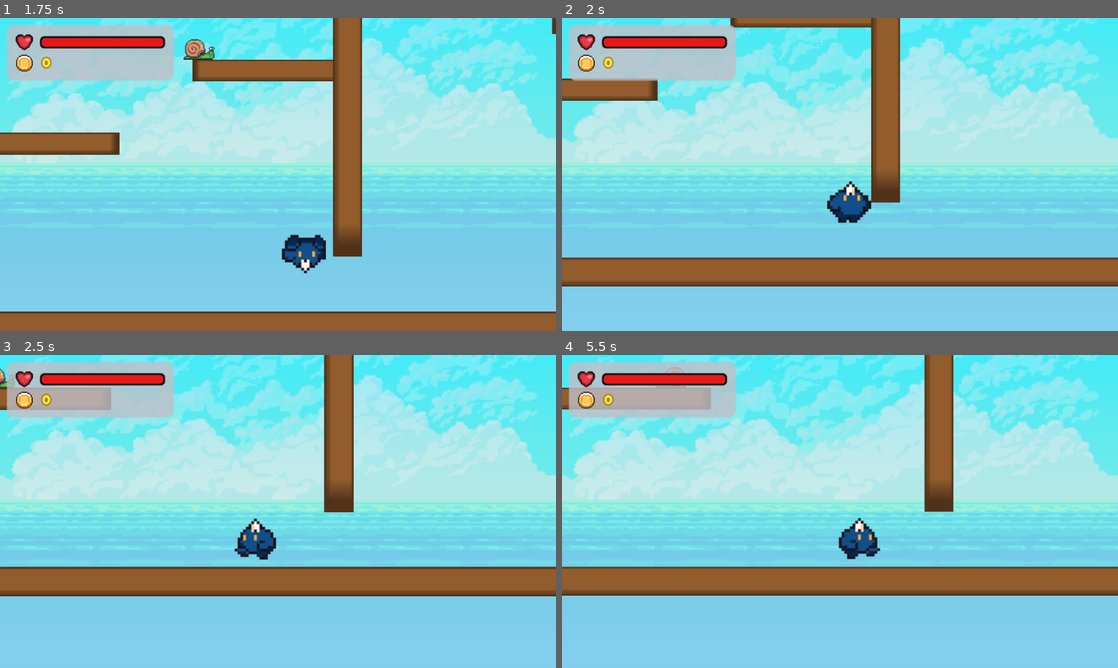
Above: before the commit, frames 1-4 (two rows, left to right).
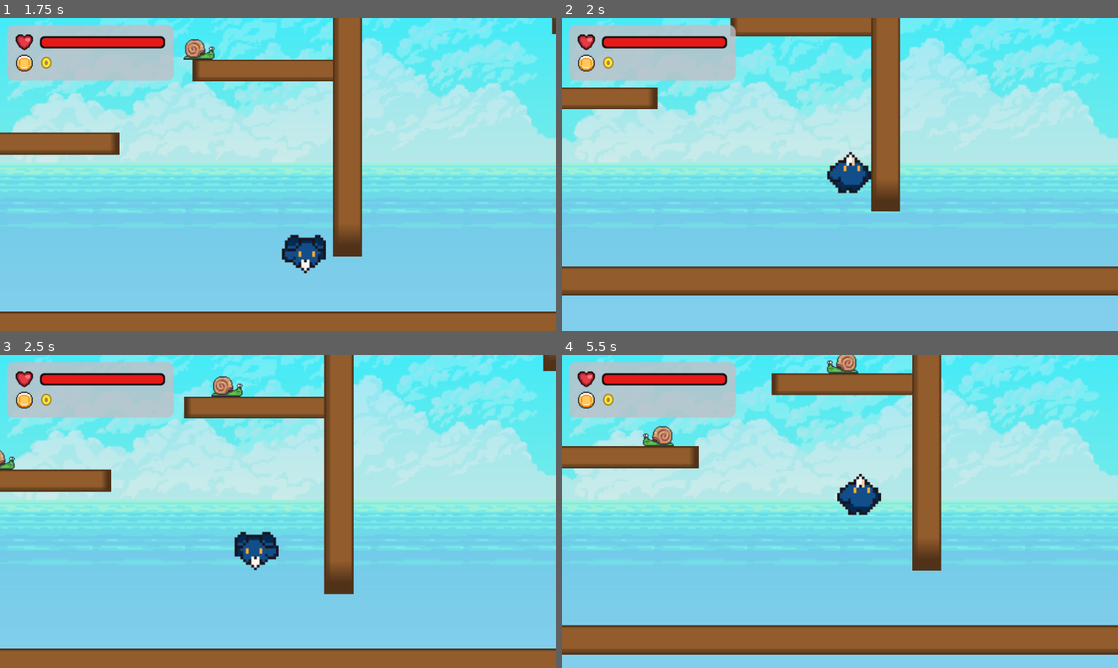
Above: after the commit, the same moments.

Repository: gavalanche87/puffle
Game: Godot game, scene res://scenes/VerticalTestScene.tscn
Same seed, same stepped clock (60 frames per second), same inputs: the game is played once before the commit and once after it.
Inputs:
- Up to frame 1 (1.75 s): tap Enter (ui_accept) at 0.5, 0.6, 0.77, 1.07, 1.52, 1.55 s; hold Right (ui_right) from 0.53 s (still down); tap Z (toggle_mode) at 1.35 s
- Up to frame 2 (2 s): keep holding Right (ui_right); tap Enter (ui_accept) at 1.82 s
- Up to frame 3 (2.5 s): release Right (ui_right) at 2.03 s; hold Left (ui_left) from 2.03 s (still down); tap Enter (ui_accept) at 2.1 s
- Up to frame 4 (5.5 s): release Left (ui_left) at 2.78 s; hold Right (ui_right) 2.78-4.28 s; tap Z (toggle_mode) at 2.85, 4.35 s; tap Enter (ui_accept) at 3.02, 3.05, 3.32, 3.6, 3.77, 4.07, 4.52, 4.55, 4.82, 5.1 s; hold Left (ui_left) 4.28-5.03 s; hold Right (ui_right) from 5.03 s (still down)

Frame 1 is identical in both runs. In frame 2, 12% of the frame differs, in the area x 0-100%, y 1-89%; in frame 3, 23%; in frame 4, 30%, in the area x 0-100%, y 0-96%.
Error before the commit: Trying to assign value of type 'Panel' to a variable of type 'ColorRect'. (res://scripts/player.gd:231)

Commit message:
Fix wall jump snap, HUD polish, and clean unused player assets

Diff:
--- a/scenes/VerticalTestScene.tscn
+++ b/scenes/VerticalTestScene.tscn
@@ -1,13 +1,13 @@
-[gd_scene format=3]
-
-[ext_resource type="PackedScene" path="res://scenes/Player.tscn" id="1"]
-[ext_resource type="PackedScene" path="res://scenes/Enemy.tscn" id="2"]
-[ext_resource type="PackedScene" path="res://scenes/Goal.tscn" id="3"]
-[ext_resource type="Script" path="res://scripts/kill_plane.gd" id="4"]
-[ext_resource type="Texture2D" path="res://assets/tiles/platform_placeholder.png" id="5"]
-[ext_resource type="Texture2D" path="res://assets/backgrounds/back.png" id="6"]
-[ext_resource type="Texture2D" path="res://assets/backgrounds/game_background_1/layers/sky.png" id="7"]
-[ext_resource type="PackedScene" path="res://scenes/HUD.tscn" id="8"]
+[gd_scene format=3 uid="uid://dcfajfxdv5sih"]
+
+[ext_resource type="PackedScene" uid="uid://bg882w6or57o" path="res://scenes/Player.tscn" id="1"]
+[ext_resource type="PackedScene" uid="uid://bdlw4efq2llwq" path="res://scenes/Enemy.tscn" id="2"]
+[ext_resource type="PackedScene" uid="uid://b7ira8hhennd3" path="res://scenes/Goal.tscn" id="3"]
+[ext_resource type="Script" uid="uid://bfkjh2iannh2d" path="res://scripts/kill_plane.gd" id="4"]
+[ext_resource type="Texture2D" uid="uid://gib5735vu35u" path="res://assets/tiles/platform_placeholder.png" id="5"]
+[ext_resource type="Texture2D" uid="uid://dvlvm12gcue7o" path="res://assets/backgrounds/back.png" id="6"]
+[ext_resource type="Texture2D" uid="uid://drcs8wcj3f116" path="res://assets/backgrounds/game_background_1/layers/sky.png" id="7"]
+[ext_resource type="PackedScene" uid="uid://cp2n5wcln742p" path="res://scenes/HUD.tscn" id="8"]
 
 [sub_resource type="RectangleShape2D" id="1"]
 size = Vector2(3200, 48)
@@ -51,12 +51,12 @@
 [sub_resource type="RectangleShape2D" id="14"]
 size = Vector2(32, 600)
 
-[node name="VerticalTestScene" type="Node2D"]
-
-[node name="Background" type="CanvasLayer" parent="."]
+[node name="VerticalTestScene" type="Node2D" unique_id=1198225251]
+
+[node name="Background" type="CanvasLayer" parent="." unique_id=1503960579]
 layer = -10
 
-[node name="Sky" type="TextureRect" parent="Background"]
+[node name="Sky" type="TextureRect" parent="Background" unique_id=1657200454]
 anchors_preset = 15
 anchor_right = 1.0
 anchor_bottom = 1.0
@@ -64,208 +64,208 @@
 expand_mode = 1
 stretch_mode = 6
 
-[node name="Back" type="TextureRect" parent="Background"]
+[node name="Back" type="TextureRect" parent="Background" unique_id=1820796036]
+modulate = Color(1, 1, 1, 0.6)
 anchors_preset = 15
 anchor_right = 1.0
 anchor_bottom = 1.0
 texture = ExtResource("6")
 expand_mode = 1
 stretch_mode = 6
-modulate = Color(1, 1, 1, 0.6)
-
-[node name="HUD" parent="." instance=ExtResource("8")]
-
-[node name="World" type="Node2D" parent="."]
+
+[node name="HUD" parent="." unique_id=86355027 instance=ExtResource("8")]
+
+[node name="World" type="Node2D" parent="." unique_id=1358519409]
 scale = Vector2(1.5, 1.5)
 
-[node name="Player" parent="World" instance=ExtResource("1")]
+[node name="Player" parent="World" unique_id=693069414 instance=ExtResource("1")]
 position = Vector2(-320, 680)
 
-[node name="Platforms" type="Node2D" parent="World"]
-
-[node name="Ground" type="StaticBody2D" parent="World/Platforms"]
+[node name="Platforms" type="Node2D" parent="World" unique_id=197979092]
+
+[node name="Ground" type="StaticBody2D" parent="World/Platforms" unique_id=1453284424]
 position = Vector2(0, 760)
 
-[node name="GroundVisual" type="Sprite2D" parent="World/Platforms/Ground"]
+[node name="GroundVisual" type="Sprite2D" parent="World/Platforms/Ground" unique_id=2131706007]
 scale = Vector2(50, 2)
 texture = ExtResource("5")
 
-[node name="CollisionShape2D" type="CollisionShape2D" parent="World/Platforms/Ground"]
+[node name="CollisionShape2D" type="CollisionShape2D" parent="World/Platforms/Ground" unique_id=2039702694]
 shape = SubResource("1")
 
-[node name="PlatformA" type="StaticBody2D" parent="World/Platforms"]
+[node name="PlatformA" type="StaticBody2D" parent="World/Platforms" unique_id=1990171567]
 position = Vector2(-420, 560)
 
-[node name="PlatformAVisual" type="Sprite2D" parent="World/Platforms/PlatformA"]
+[node name="PlatformAVisual" type="Sprite2D" parent="World/Platforms/PlatformA" unique_id=1358095766]
 scale = Vector2(6.875, 1.5)
 texture = ExtResource("5")
 
-[node name="CollisionShape2D" type="CollisionShape2D" parent="World/Platforms/PlatformA"]
+[node name="CollisionShape2D" type="CollisionShape2D" parent="World/Platforms/PlatformA" unique_id=1807616553]
 shape = SubResource("2")
 
-[node name="PlatformB" type="StaticBody2D" parent="World/Platforms"]
+[node name="PlatformB" type="StaticBody2D" parent="World/Platforms" unique_id=11692420]
 position = Vector2(-140, 480)
 
-[node name="PlatformBVisual" type="Sprite2D" parent="World/Platforms/PlatformB"]
+[node name="PlatformBVisual" type="Sprite2D" parent="World/Platforms/PlatformB" unique_id=1853358196]
 scale = Vector2(5.625, 1.5)
 texture = ExtResource("5")
 
-[node name="CollisionShape2D" type="CollisionShape2D" parent="World/Platforms/PlatformB"]
+[node name="CollisionShape2D" type="CollisionShape2D" parent="World/Platforms/PlatformB" unique_id=1493431863]
 shape = SubResource("3")
 
-[node name="PlatformC" type="StaticBody2D" parent="World/Platforms"]
+[node name="PlatformC" type="StaticBody2D" parent="World/Platforms" unique_id=439982880]
 position = Vector2(120, 390)
 
-[node name="PlatformCVisual" type="Sprite2D" parent="World/Platforms/PlatformC"]
+[node name="PlatformCVisual" type="Sprite2D" parent="World/Platforms/PlatformC" unique_id=1649705742]
 scale = Vector2(4.375, 1.5)
 texture = ExtResource("5")
 
-[node name="CollisionShape2D" type="CollisionShape2D" parent="World/Platforms/PlatformC"]
+[node name="CollisionShape2D" type="CollisionShape2D" parent="World/Platforms/PlatformC" unique_id=1471719513]
 shape = SubResource("4")
 
-[node name="PlatformD" type="StaticBody2D" parent="World/Platforms"]
+[node name="PlatformD" type="StaticBody2D" parent="World/Platforms" unique_id=1262079969]
 position = Vector2(-320, 300)
 
-[node name="PlatformDVisual" type="Sprite2D" parent="World/Platforms/PlatformD"]
+[node name="PlatformDVisual" type="Sprite2D" parent="World/Platforms/PlatformD" unique_id=312908995]
 scale = Vector2(8.125, 1.5)
 texture = ExtResource("5")
 
-[node name="CollisionShape2D" type="CollisionShape2D" parent="World/Platforms/PlatformD"]
+[node name="CollisionShape2D" type="CollisionShape2D" parent="World/Platforms/PlatformD" unique_id=703599691]
 shape = SubResource("5")
 
-[node name="PlatformE" type="StaticBody2D" parent="World/Platforms"]
+[node name="PlatformE" type="StaticBody2D" parent="World/Platforms" unique_id=580559711]
 position = Vector2(40, 220)
 
-[node name="PlatformEVisual" type="Sprite2D" parent="World/Platforms/PlatformE"]
+[node name="PlatformEVisual" type="Sprite2D" parent="World/Platforms/PlatformE" unique_id=371107293]
 scale = Vector2(3.75, 1.5)
 texture = ExtResource("5")
 
-[node name="CollisionShape2D" type="CollisionShape2D" parent="World/Platforms/PlatformE"]
+[node name="CollisionShape2D" type="CollisionShape2D" parent="World/Platforms/PlatformE" unique_id=1645601715]
 shape = SubResource("6")
 
-[node name="PlatformF" type="StaticBody2D" parent="World/Platforms"]
+[node name="PlatformF" type="StaticBody2D" parent="World/Platforms" unique_id=635516944]
 position = Vector2(-220, 120)
 
-[node name="PlatformFVisual" type="Sprite2D" parent="World/Platforms/PlatformF"]
+[node name="PlatformFVisual" type="Sprite2D" parent="World/Platforms/PlatformF" unique_id=1006458601]
 scale = Vector2(5, 1.5)
 texture = ExtResource("5")
 
-[node name="CollisionShape2D" type="CollisionShape2D" parent="World/Platforms/PlatformF"]
+[node name="CollisionShape2D" type="CollisionShape2D" parent="World/Platforms/PlatformF" unique_id=2084298222]
 shape = SubResource("7")
 
-[node name="PlatformG" type="StaticBody2D" parent="World/Platforms"]
+[node name="PlatformG" type="StaticBody2D" parent="World/Platforms" unique_id=243383558]
 position = Vector2(140, 40)
 
-[node name="PlatformGVisual" type="Sprite2D" parent="World/Platforms/PlatformG"]
+[node name="PlatformGVisual" type="Sprite2D" parent="World/Platforms/PlatformG" unique_id=1981096474]
 scale = Vector2(6.25, 1.5)
 texture = ExtResource("5")
 
-[node name="CollisionShape2D" type="CollisionShape2D" parent="World/Platforms/PlatformG"]
+[node name="CollisionShape2D" type="CollisionShape2D" parent="World/Platforms/PlatformG" unique_id=115802457]
 shape = SubResource("8")
 
-[node name="PlatformH" type="StaticBody2D" parent="World/Platforms"]
+[node name="PlatformH" type="StaticBody2D" parent="World/Platforms" unique_id=1260171501]
 position = Vector2(-80, -60)
 
-[node name="PlatformHVisual" type="Sprite2D" parent="World/Platforms/PlatformH"]
+[node name="PlatformHVisual" type="Sprite2D" parent="World/Platforms/PlatformH" unique_id=1919981760]
 scale = Vector2(7.5, 1.5)
 texture = ExtResource("5")
 
-[node name="CollisionShape2D" type="CollisionShape2D" parent="World/Platforms/PlatformH"]
+[node name="CollisionShape2D" type="CollisionShape2D" parent="World/Platforms/PlatformH" unique_id=1429286876]
 shape = SubResource("9")
 
-[node name="PlatformI" type="StaticBody2D" parent="World/Platforms"]
+[node name="PlatformI" type="StaticBody2D" parent="World/Platforms" unique_id=1177325464]
 position = Vector2(220, -140)
 
-[node name="PlatformIVisual" type="Sprite2D" parent="World/Platforms/PlatformI"]
+[node name="PlatformIVisual" type="Sprite2D" parent="World/Platforms/PlatformI" unique_id=1780358416]
 scale = Vector2(3.125, 1.5)
 texture = ExtResource("5")
 
-[node name="CollisionShape2D" type="CollisionShape2D" parent="World/Platforms/PlatformI"]
+[node name="CollisionShape2D" type="CollisionShape2D" parent="World/Platforms/PlatformI" unique_id=58672316]
 shape = SubResource("10")
 
-[node name="Walls" type="Node2D" parent="World"]
-
-[node name="LeftWall" type="StaticBody2D" parent="World/Walls"]
+[node name="Walls" type="Node2D" parent="World" unique_id=1218809112]
+
+[node name="LeftWall" type="StaticBody2D" parent="World/Walls" unique_id=789423377]
 position = Vector2(-520, 0)
 
-[node name="WallVisual" type="Sprite2D" parent="World/Walls/LeftWall"]
+[node name="WallVisual" type="Sprite2D" parent="World/Walls/LeftWall" unique_id=1192919489]
 rotation = 1.5708
 scale = Vector2(70, 2)
 texture = ExtResource("5")
 
-[node name="CollisionShape2D" type="CollisionShape2D" parent="World/Walls/LeftWall"]
+[node name="CollisionShape2D" type="CollisionShape2D" parent="World/Walls/LeftWall" unique_id=2108477147]
 shape = SubResource("11")
 
-[node name="RightWall" type="StaticBody2D" parent="World/Walls"]
+[node name="RightWall" type="StaticBody2D" parent="World/Walls" unique_id=1335665259]
 position = Vector2(520, 0)
 
-[node name="WallVisual" type="Sprite2D" parent="World/Walls/RightWall"]
+[node name="WallVisual" type="Sprite2D" parent="World/Walls/RightWall" unique_id=834600209]
 rotation = 1.5708
 scale = Vector2(70, 2)
 texture = ExtResource("5")
 
-[node name="CollisionShape2D" type="CollisionShape2D" parent="World/Walls/RightWall"]
+[node name="CollisionShape2D" type="CollisionShape2D" parent="World/Walls/RightWall" unique_id=695346642]
 shape = SubResource("12")
 
-[node name="InnerWallA" type="StaticBody2D" parent="World/Walls"]
+[node name="InnerWallA" type="StaticBody2D" parent="World/Walls" unique_id=437141480]
 position = Vector2(-60, 300)
 
-[node name="WallVisual" type="Sprite2D" parent="World/Walls/InnerWallA"]
+[node name="WallVisual" type="Sprite2D" parent="World/Walls/InnerWallA" unique_id=2133967769]
 rotation = 1.5708
 scale = Vector2(24, 2)
 texture = ExtResource("5")
 
-[node name="CollisionShape2D" type="CollisionShape2D" parent="World/Walls/InnerWallA"]
+[node name="CollisionShape2D" type="CollisionShape2D" parent="World/Walls/InnerWallA" unique_id=1522697096]
 shape = SubResource("13")
 
-[node name="InnerWallB" type="StaticBody2D" parent="World/Walls"]
+[node name="InnerWallB" type="StaticBody2D" parent="World/Walls" unique_id=584122830]
 position = Vector2(180, 120)
 
-[node name="WallVisual" type="Sprite2D" parent="World/Walls/InnerWallB"]
+[node name="WallVisual" type="Sprite2D" parent="World/Walls/InnerWallB" unique_id=1395647207]
 rotation = 1.5708
 scale = Vector2(20, 2)
 texture = ExtResource("5")
 
-[node name="CollisionShape2D" type="CollisionShape2D" parent="World/Walls/InnerWallB"]
+[node name="CollisionShape2D" type="CollisionShape2D" parent="World/Walls/InnerWallB" unique_id=423771608]
 shape = SubResource("14")
 
-[node name="Enemies" type="Node2D" parent="World"]
-
-[node name="EnemyA" parent="World/Enemies" instance=ExtResource("2")]
+[node name="Enemies" type="Node2D" parent="World" unique_id=1465750994]
+
+[node name="EnemyA" parent="World/Enemies" unique_id=826466757 instance=ExtResource("2")]
 position = Vector2(-420, 538)
 
-[node name="EnemyB" parent="World/Enemies" instance=ExtResource("2")]
+[node name="EnemyB" parent="World/Enemies" unique_id=489875799 instance=ExtResource("2")]
 position = Vector2(-140, 458)
 
-[node name="EnemyC" parent="World/Enemies" instance=ExtResource("2")]
+[node name="EnemyC" parent="World/Enemies" unique_id=1035981095 instance=ExtResource("2")]
 position = Vector2(120, 368)
 
-[node name="EnemyD" parent="World/Enemies" instance=ExtResource("2")]
+[node name="EnemyD" parent="World/Enemies" unique_id=2093204920 instance=ExtResource("2")]
 position = Vector2(-320, 278)
 
-[node name="EnemyE" parent="World/Enemies" instance=ExtResource("2")]
+[node name="EnemyE" parent="World/Enemies" unique_id=1035416980 instance=ExtResource("2")]
 position = Vector2(40, 198)
 
-[node name="EnemyF" parent="World/Enemies" instance=ExtResource("2")]
+[node name="EnemyF" parent="World/Enemies" unique_id=145356115 instance=ExtResource("2")]
 position = Vector2(-220, 98)
 
-[node name="EnemyG" parent="World/Enemies" instance=ExtResource("2")]
+[node name="EnemyG" parent="World/Enemies" unique_id=1950358418 instance=ExtResource("2")]
 position = Vector2(140, 18)
 
-[node name="EnemyH" parent="World/Enemies" instance=ExtResource("2")]
+[node name="EnemyH" parent="World/Enemies" unique_id=1391844187 instance=ExtResource("2")]
 position = Vector2(-80, -82)
 
-[node name="EnemyI" parent="World/Enemies" instance=ExtResource("2")]
+[node name="EnemyI" parent="World/Enemies" unique_id=663365207 instance=ExtResource("2")]
 position = Vector2(220, -162)
 
-[node name="Goal" parent="World" instance=ExtResource("3")]
+[node name="Goal" parent="World" unique_id=159913275 instance=ExtResource("3")]
 position = Vector2(320, -300)
 scale = Vector2(4, 4)
 next_scene_path = "res://scenes/MainLevel.tscn"
 
-[node name="KillPlane" type="Area2D" parent="World"]
+[node name="KillPlane" type="Area2D" parent="World" unique_id=1914274321]
 position = Vector2(0, 880)
 script = ExtResource("4")
 
-[node name="CollisionShape2D" type="CollisionShape2D" parent="World/KillPlane"]
+[node name="CollisionShape2D" type="CollisionShape2D" parent="World/KillPlane" unique_id=98737922]
 shape = SubResource("1")
--- a/scripts/player.gd
+++ b/scripts/player.gd
@@ -14,7 +14,7 @@
 @export var big_frames: SpriteFrames
 
 @export var small_jump_velocity: float = -550.0
-@export var big_jump_velocity: float = -380.0
+@export var big_jump_velocity: float = -760.0
 @export var squash_time: float = 0.12
 @export var wall_slide_speed: float = 120.0
 @export var wall_jump_vertical: float = -500.0
@@ -33,8 +33,9 @@
 @export var enemy_contact_damage: int = 20
 @export var damage_cooldown: float = 0.5
 @export var stomp_bounce_velocity: float = -520.0
-@export var small_player_knockback: float = 420.0
-@export var big_player_knockback: float = 260.0
+@export var small_player_knockback: float = 160.0
+@export var big_player_knockback: float = 100.0
+@export var max_knockback: float = 500.0
 @export var small_enemy_knockback: float = 120.0
 @export var big_enemy_knockback: float = 220.0
 var current_health: int = max_health
@@ -48,8 +49,8 @@
 var base_body_size: Vector2 = Vector2.ZERO
 var base_hurt_size: Vector2 = Vector2.ZERO
 
-var health_bar_bg: ColorRect
-var health_bar_fill: ColorRect
+var health_bar_bg: Control
+var health_bar_fill: Control
 var coins_label: Label
 @onready var floating_text_scene: PackedScene = preload("res://scenes/FloatingText.tscn")
 @onready var coin_icon: Texture2D = preload("res://assets/items/Coin.png")
@@ -114,9 +115,9 @@
 	if not is_on_floor():
 		if wall_sliding:
 			velocity.y = min(velocity.y + _current_gravity() * delta, wall_slide_speed)
-			if Input.is_action_just_pressed("ui_accept"):
-				_wall_jump()
-				_play_sfx(sfx_jump)
+		if Input.is_action_just_pressed("ui_accept") and (wall_sliding or snapped):
+			_wall_jump()
+			_play_sfx(sfx_jump)
 		else:
 			velocity.y += _current_gravity() * delta
 	else:
@@ -265,7 +266,7 @@
 	if dir == 0.0:
 		dir = -1.0
 	var player_force := small_player_knockback if mode == PlayerMode.SMALL else big_player_knockback
-	knockback_velocity = player_force * dir
+	knockback_velocity = clamp(player_force * dir, -max_knockback, max_knockback)
 	velocity.y = min(velocity.y, -80.0)
 
 	var enemy_force := small_enemy_knockback if mode == PlayerMode.SMALL else big_enemy_knockback
@@ -337,6 +338,7 @@
 	if _is_grounded():
 		return false
 	if is_on_wall():
+		wall_normal = get_wall_normal()
 		return true
 	if wall_snap_distance <= 0.0:
 		return false
@@ -352,6 +354,14 @@
 
 func _wall_jump() -> void:
 	if wall_normal == Vector2.ZERO:
+		if is_on_wall():
+			wall_normal = get_wall_normal()
+		elif wall_snap_distance > 0.0:
+			if test_move(global_transform, Vector2(wall_snap_distance, 0.0)):
+				wall_normal = Vector2(-1.0, 0.0)
+			elif test_move(global_transform, Vector2(-wall_snap_distance, 0.0)):
+				wall_normal = Vector2(1.0, 0.0)
+	if wall_normal == Vector2.ZERO:
 		return
 	var away_dir := signf(wall_normal.x)
 	wall_jump_timer = wall_jump_lock_time
Binary file removed: assets/player/Falling (16 x 16).png
Not shown, removed: assets/player/Falling (16 x 16).png.import
Binary file removed: assets/player/Hurt (16 x 16).png
Not shown, removed: assets/player/Hurt (16 x 16).png.import
Binary file removed: assets/player/Jumping (16 x 16).png
Not shown, removed: assets/player/Jumping (16 x 16).png.import
Binary file removed: assets/player/Running (16 x 16).png
Not shown, removed: assets/player/Running (16 x 16).png.import
Binary file removed: assets/player/Standing (16 x 16).png
Not shown, removed: assets/player/Standing (16 x 16).png.import
